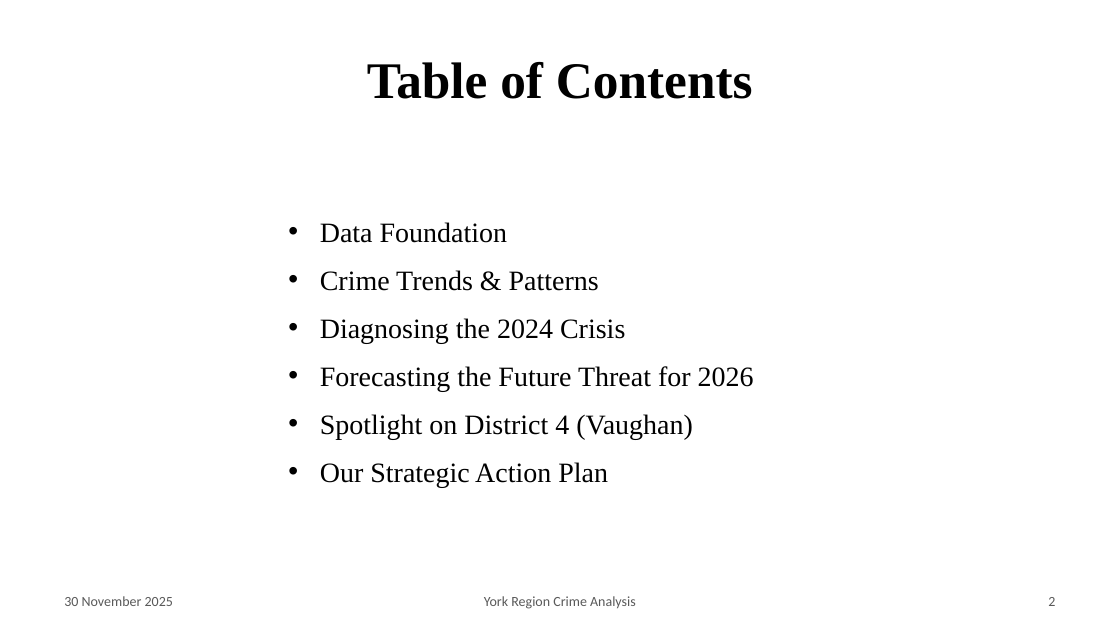
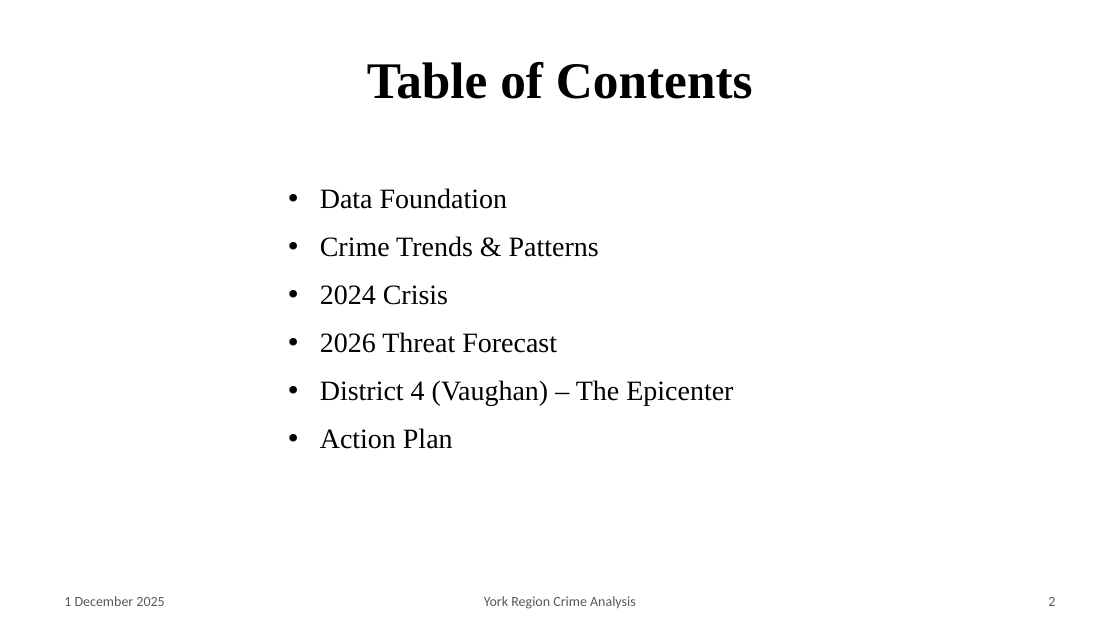
Before and after one commit to fuxima/YRP, a slide deck: slide 2 of YorkRegionCrimeAnalysis_presentation.pptx. Drawn at 1120x630 pixels with LibreOffice and Linux fonts; fonts in the diff are those of the drawing; background and template pictures are left out. Boxes give left, top, right and bottom in pixels: in the first picture for what was removed or moved away, otherwise in the second. Text is boxed around its words. In the diff, an @@ line names an element or a change of style, - is before the commit and + after.

```diff
--- a/YorkRegionCrimeAnalysis_presentation.pptx
+++ b/YorkRegionCrimeAnalysis_presentation.pptx
@@ text "Data Foundation": place and size @@
-text "Data Foundation" at box(320, 222, 754, 487)
+text "Data Foundation" at box(320, 188, 733, 449)
@@ text at box(320, 285, 733, 449): text changed @@
-• Diagnosing the 2024 Crisis
-• Forecasting the Future Threat for 2026
-• Spotlight on District 4 (Vaughan)
-• Our Strategic Action Plan
+• 2024 Crisis
+• 2026 Threat Forecast
+• District 4 (Vaughan) – The Epicenter
+• Action Plan
@@ text at box(64, 596, 164, 606): text changed @@
-30 November 2025
+1 December 2025
```
Also in this commit, not shown: 27 other slides changed.
